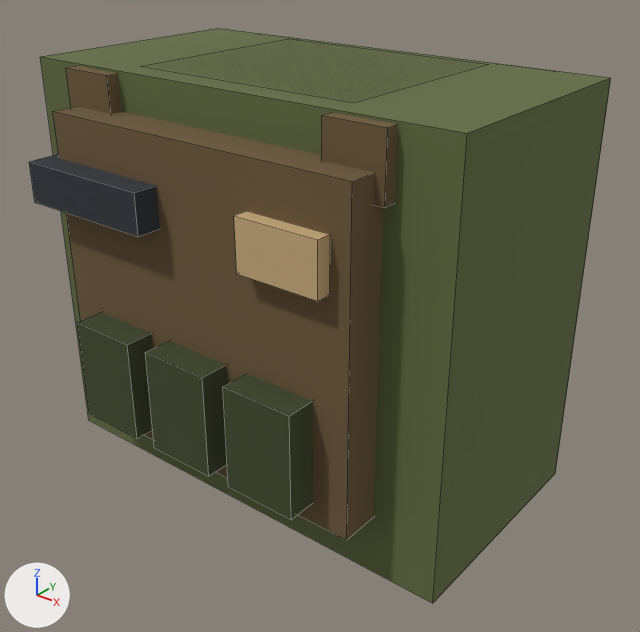
Before and after pictures for a commit that changed the FBX model assets/3d/export/pc_k9_upper_torso.fbx.
Both versions are drawn from a camera (50 mm lens) standing at (2.16, -2.64, 1.46) and looking at (0.08, -0.04, -0.15). The axes (+X, +Y, +Z) are drawn at lower left. The lights are the same throughout. The older version comes first. Mesh edges are drawn as thin lines.

In view in the first picture: 'pc_k9_upper_torso'.
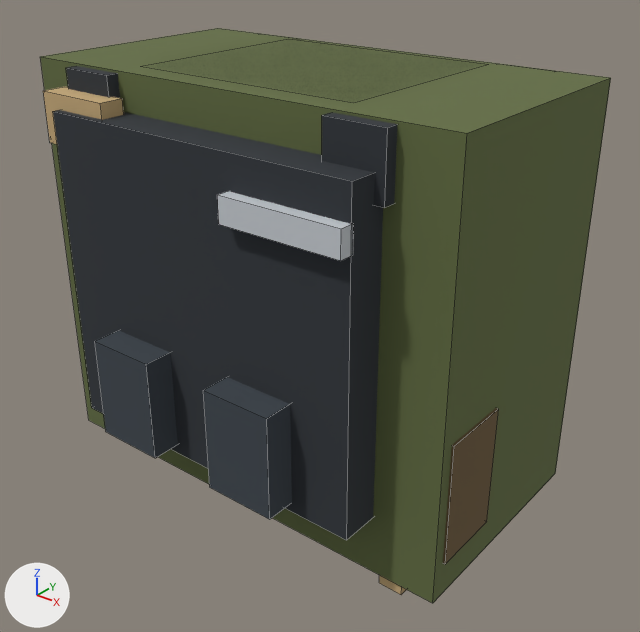
Patch to the scene script:
```diff
--- a/assets/3d/export/pc_k9_upper_torso.fbx.py
+++ b/assets/3d/export/pc_k9_upper_torso.fbx.py
@@ me_pc_k9_upper_torso @@
 # used by ob_pc_k9_upper_torso; location = (0.0, 0.0, 0.0)
-me_pc_k9_upper_torso.from_pydata(...)  # 88 vertices, 66 faces; spans x -0.97..0.97, y -0.78..0.66, z -0.85..0.85
+me_pc_k9_upper_torso.from_pydata(...)  # 120 vertices, 90 faces; spans x -0.97..0.98, y -0.78..0.73, z -0.9..0.85
+# me_pc_k9_upper_torso part 1: a new loose piece, a box spanning x -0.79..-0.45, y -0.63..-0.53, z 0.56..0.76, in mat_palette (picture img_palette_png)
+# me_pc_k9_upper_torso part 2: a new loose piece, a box spanning x 0.2..0.7, y -0.71..-0.65, z 0.47..0.57, in mat_palette (picture img_palette_png)
+# me_pc_k9_upper_torso part 3: the loose piece of 8 vertices spanning x -0.55..-0.25, y -0.78..-0.62, z -0.51..-0.09 is moved by (0.1, 0.0, -0.05)
+# me_pc_k9_upper_torso part 4: the loose piece of 8 vertices spanning x 0.25..0.55, y -0.78..-0.62, z -0.51..-0.09 is moved by (-0.1, 0.0, -0.05)
+# me_pc_k9_upper_torso part 5: a new loose piece, a box spanning x 0.58..0.98, y -0.45..-0.15, z -0.7..-0.2, in mat_palette (picture img_palette_png)
+# me_pc_k9_upper_torso part 6: a new loose piece, a box spanning x 0.73..0.83, y -0.49..-0.35, z -0.9..-0.6, in mat_palette (picture img_palette_png)
+# me_pc_k9_upper_torso part 7: the loose piece of 8 vertices spanning x 0.28..0.62, y -0.72..-0.66, z 0.32..0.52 is deleted
+# me_pc_k9_upper_torso part 8: the loose piece of 8 vertices spanning x -0.75..-0.15, y -0.76..-0.6, z 0.36..0.52 is deleted
+# me_pc_k9_upper_torso part 9: the loose piece of 8 vertices spanning x -0.15..0.15, y -0.78..-0.62, z -0.51..-0.09 is deleted
+# me_pc_k9_upper_torso part 10: 24 kept faces spanning x -0.74..0.74, y -0.66..0.66, z -0.6..0.84 get new texture (UV) coordinates
+# other edits to the shape of me_pc_k9_upper_torso do not show in these pictures
 me_pc_k9_upper_torso.materials.append(mat_palette)
```

Pixel boxes [x1, y1, x2, y2] of what changed, in the pictures (640 x 632 px; the box of a moved part takes in the faces that stretch with it):
'pc_k9_upper_torso', reshaped: before [29, 28, 611, 603]; after [40, 28, 611, 603]
part 1 of me_pc_k9_upper_torso, added (brown): after [43, 87, 124, 144]
part 2 of me_pc_k9_upper_torso, added: after [217, 191, 354, 261]
part 3 of me_pc_k9_upper_torso, moved or reshaped: before [77, 312, 153, 438]; after [95, 330, 178, 458]
part 4 of me_pc_k9_upper_torso, moved or reshaped: before [223, 374, 313, 519]; after [203, 377, 292, 519]
part 5 of me_pc_k9_upper_torso, added (brown): after [443, 408, 498, 564]
part 6 of me_pc_k9_upper_torso, added (mostly hidden): after [379, 575, 406, 595]
part 7 of me_pc_k9_upper_torso, deleted (brown): before [234, 211, 330, 301]
part 8 of me_pc_k9_upper_torso, deleted: before [29, 154, 160, 236]
part 9 of me_pc_k9_upper_torso, deleted (green): before [145, 341, 227, 476]
part 10 of me_pc_k9_upper_torso, surface changed (brown to black): [53, 66, 397, 540] in both
